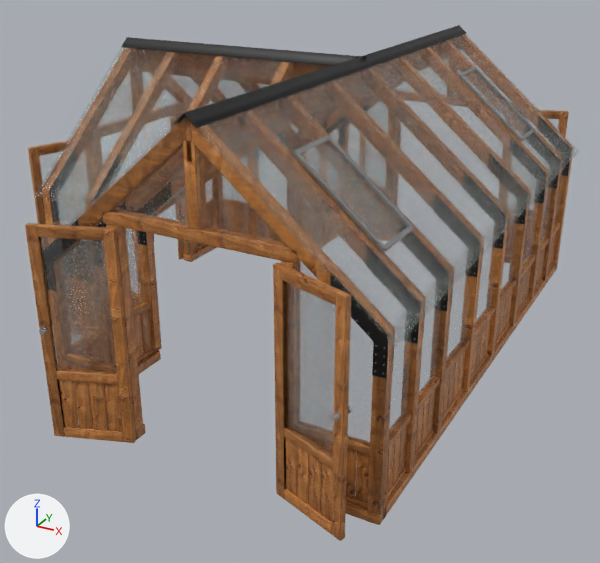
Renders of the glTF model nordwood-greenhouse.glb from each side of a commit.
One viewpoint serves both versions: a 50 mm camera at (3.3, -7.16, 3.99) aimed at (-0.49, -0.28, 0.56). Every picture has the same lights, and +X, +Y and +Z are marked at lower left. The first picture is the older version. Where no turn or scale is listed for an object, it has been applied to the vertices.

The scene before the commit, as lines of its bpy script (objects in view):
```python
mat_glass = principled_material('glass')
mat_glass.base_color = (0.93, 0.97, 0.955)  # white #f7fcfa
mat_glass.roughness = 0.0
mat_glass.ior = 1.52
mat_glass.alpha = 0.22
mat_glass.transmission_weight = 1.0
me_nordwood_tshape = bpy.data.meshes.new('nordwood-tshape')
me_nordwood_tshape.from_pydata(...)  # 45644 vertices, 87048 faces; spans x -2.31..2.31, y -3.05..3.05, z -1.41..1.41
# faces by material slot: [27966, 908, 51480, 1048, 1174, 824, 3648]
me_nordwood_tshape.materials.append(mat_wood3)
me_nordwood_tshape.materials.append(mat_black)  # black #212121
me_nordwood_tshape.materials.append(mat_alu)  # grey #a0a2a4
me_nordwood_tshape.materials.append(mat_wood1)
me_nordwood_tshape.materials.append(mat_wood2)
me_nordwood_tshape.materials.append(mat_glass)  # white #f7fcfa
me_nordwood_tshape.materials.append(mat_chrome)  # light grey #e1e1e2
ob_nordwood_tshape = bpy.data.objects.new('nordwood-tshape', me_nordwood_tshape)
ob_nordwood_tshape.location = (-0.74, 0.0, 1.41)
```
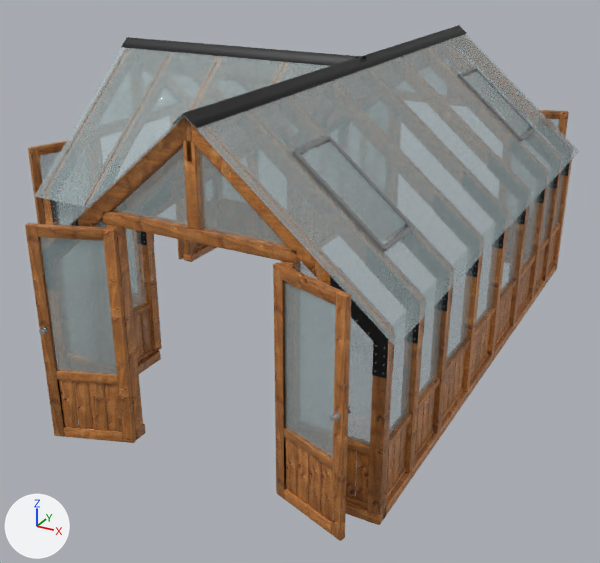
Pixel boxes [x1, y1, x2, y2] of what changed, in the pictures (600 x 563 px):
'nordwood-tshape', recoloured, surface changed: [34, 32, 577, 469] in both

The edits, one by one:
In material 'glass' (mat_glass), ior is no longer 1.52.
In material 'glass' (mat_glass), transmission_weight is no longer 1.0.
Material 'glass' (mat_glass) changes colour from white #f7fcfa to white #daecef; in linear values from (0.93, 0.97, 0.955) to (0.7, 0.84, 0.86).
In material 'glass' (mat_glass), roughness goes from 0.0 to 0.03.
In material 'glass' (mat_glass), alpha goes from 0.22 to 0.38.
In material 'glass' (mat_glass), metallic goes from 0.0 to 0.55.
